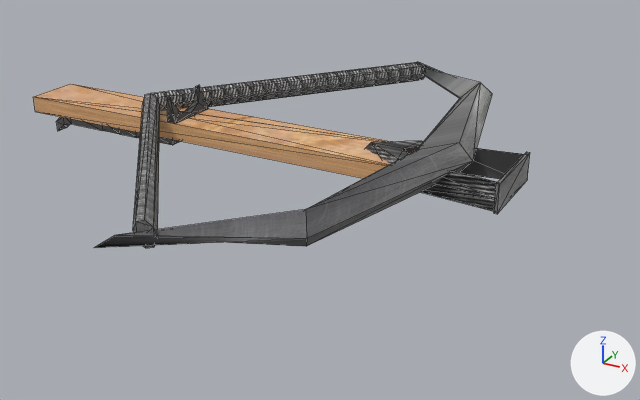
One commit to the OBJ model StemistHacks2/Assets/models/Crossbow30.obj: the scene before it, then after it.
Both versions are drawn from a camera (50 mm lens) standing at (3.84, -6.13, 2.46) and looking at (0.56, -0.15, -0.53). The lights are fixed; the arrows at lower right show +X, +Y and +Z. Mesh edges are drawn as thin lines. Where no turn or scale is listed for an object, it has been applied to the vertices.
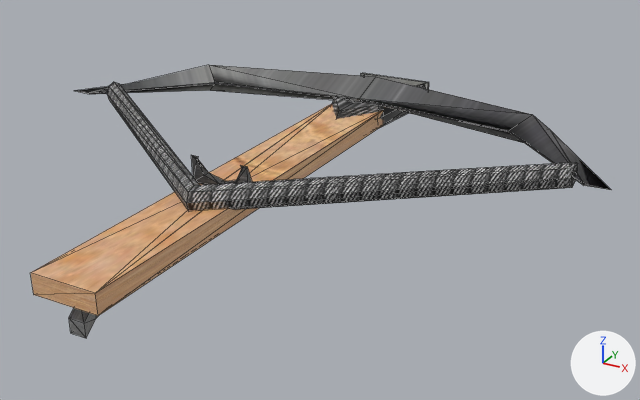
Pixel boxes (x1, y1, x2, y2) of what changed, in the pictures (640 x 400 px; the box of a moved part takes in the faces that stretch with it):
'Sphere', reshaped (48% wider, 47% taller): before (133, 62, 524, 248); after (31, 65, 611, 338)
'Sphere.001', deleted: before (56, 62, 530, 248)
'Sphere.002', deleted (brown): before (34, 84, 392, 178)
part 1 of me_sphere, moved or reshaped: before (133, 62, 425, 248); after (107, 82, 578, 210)
part 2 of me_sphere, added: after (361, 73, 429, 89)
part 3 of me_sphere, moved or reshaped: before (365, 141, 524, 211); after (332, 75, 425, 127)
part 4 of me_sphere, added (brown): after (31, 104, 384, 338)
part 5 of me_sphere, added: after (76, 65, 611, 190)
part 6 of me_sphere, added: after (191, 155, 252, 185)

Patch to the scene script:
```diff
--- a/StemistHacks2/Assets/models/Crossbow30.obj.py
+++ b/StemistHacks2/Assets/models/Crossbow30.obj.py
@@ me_sphere @@
 # used by ob_sphere; location = (0.0, 0.0, 0.0)
-me_sphere.from_pydata(...)  # 49 vertices, 82 faces, 2 loose edges; spans x -1.37..2.13, y -2.22..2.16, z -0.23..0.13
+me_sphere.from_pydata(...)  # 146 vertices, 276 faces; spans x -2.18..2.86, y -2.87..1.81, z -0.46..0.16
+# me_sphere part 1: the loose piece of 24 vertices spanning x -1.37..0.53, y -2.22..2.16, z -0.1..0.1 is turned 90 degrees about the z axis through its middle, then moved by (0.79, -0.73, 0.0)
+# me_sphere part 2: a new loose piece, a box spanning x -0.028..0.709, y 1.778..1.805, z -0.223..0.012, in mat_material (picture img_metal_texture_jpg)
+# me_sphere part 3: the loose piece of 21 vertices spanning x 0.85..2.13, y -0.35..0.36, z -0.23..0.0 is turned 90 degrees about the z axis through its middle, then moved by (-1.15, 1.15, 0.0)
+# me_sphere part 4: a new loose piece of 54 vertices spanning x 0.09..0.59, y -2.87..1.0, z -0.46..-0.06
+# me_sphere part 5: a new loose piece of 21 vertices spanning x -2.18..2.86, y -0.06..1.47, z -0.13..0.13, in mat_material (picture img_metal_texture_jpg)
+# me_sphere part 6: a new loose piece of 18 vertices spanning x 0.1..0.58, y -1.26..-1.17, z -0.06..0.16, in mat_material (picture img_metal_texture_jpg)
 me_sphere.materials.append(mat_material_002)
+me_sphere.materials.append(mat_material)  # picture img_metal_texture_jpg
+me_sphere.materials.append(mat_material_001)  # picture img_wood_texture_png
@@ ob_sphere_001 @@
-ob_sphere_001 = bpy.data.objects.new('Sphere.001', me_sphere_001)
-ob_sphere_001.location = (0.0, 0.0, 0.0)
@@ ob_sphere_002 @@
-ob_sphere_002 = bpy.data.objects.new('Sphere.002', me_sphere_002)
-ob_sphere_002.location = (0.0, 0.0, 0.0)
```
